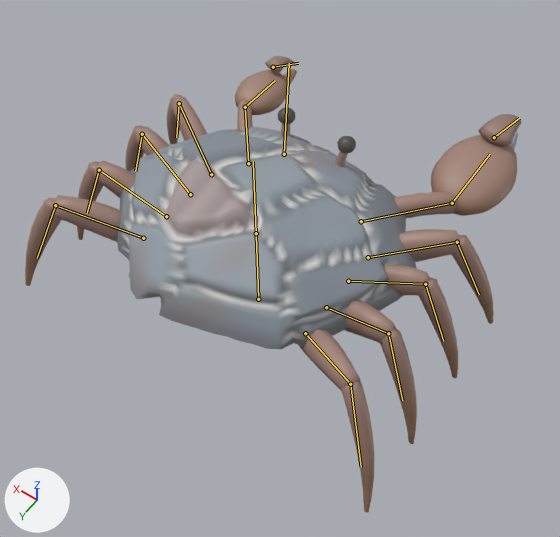
Renders of the glTF model assets/creatures/wallcrab/wallcrab.glb from each side of a commit.
One viewpoint serves both versions: a 50 mm camera at (-1.12, 1.42, 2.51) aimed at (-0.06, -0.06, 0.18). Arrows for +X, +Y and +Z are at lower left; the lights stay in place. The older version comes first. The bones that change, and the others that lie on the model, are drawn over the model as lines.

In view in the first picture: 'wallcrab'.
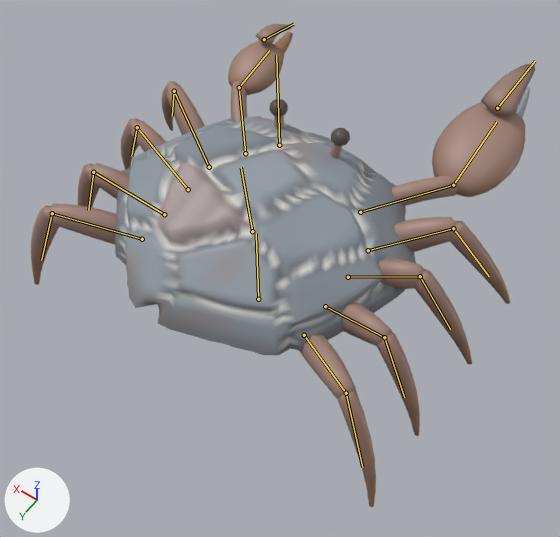
The newer file adds an action. The first version stands in its rest pose; the second is drawn at frame 8 of the action 'idle_b'.

What the commit changed:
Bone 'body' (bone_body) moves from (0.0, 0.0, 0.0) to (0.0, 0.027, -0.018).
Bone 'body' (bone_body) turns from (0, 0, 0) to (-7, 0, 0) degrees about its own x, y and z.
Bone 'leg_l0_a' (bone_leg_l0_a) turns from (0, 0, 0) to (4, 2, 2) degrees about its own x, y and z.
Bone 'leg_l1_a' (bone_leg_l1_a) turns from (0, 0, 0) to (5, 1, 3) degrees about its own x, y and z.
Bone 'leg_r0_a' (bone_leg_r0_a) turns from (0, 0, 0) to (4, -2, -2) degrees about its own x, y and z.
Bone 'leg_r1_a' (bone_leg_r1_a) turns from (0, 0, 0) to (5, -1, -3) degrees about its own x, y and z.
Bone 'crusher_arm' (bone_crusher_arm) turns from (0, 0, 0) to (4, 4, -1) degrees about its own x, y and z.
Bone 'crusher_finger' (bone_crusher_finger) turns from (0, 0, 0) to (-9, 0, 0) degrees about its own x, y and z.
Bone 'cutter_arm' (bone_cutter_arm) turns from (0, 0, 0) to (5, -5, 3) degrees about its own x, y and z.

Location of each change, (x1, y1, x2, y2) in pixels of the pictures (560 x 537 px):
'wallcrab', posed: before (25, 56, 522, 513); after (31, 24, 535, 507)
bone 'body', root to tip: before (256, 233) to (253, 161); after (252, 231) to (241, 167)
bone 'leg_l0_a', root to tip: before (211, 174) to (179, 103); after (209, 167) to (174, 91)
bone 'leg_l1_a', root to tip: before (190, 194) to (142, 134); after (188, 189) to (137, 127)
bone 'leg_r0_a', root to tip: before (368, 257) to (457, 242); after (368, 250) to (453, 228)
bone 'leg_r1_a', root to tip: before (348, 281) to (425, 284); after (348, 277) to (420, 276)
bone 'crusher_arm', root to tip: before (361, 221) to (452, 203); after (360, 212) to (453, 185)
bone 'crusher_finger', root to tip: before (494, 137) to (519, 118); after (497, 108) to (535, 61)
bone 'cutter_arm', root to tip: before (248, 163) to (245, 107); after (245, 153) to (239, 87)
